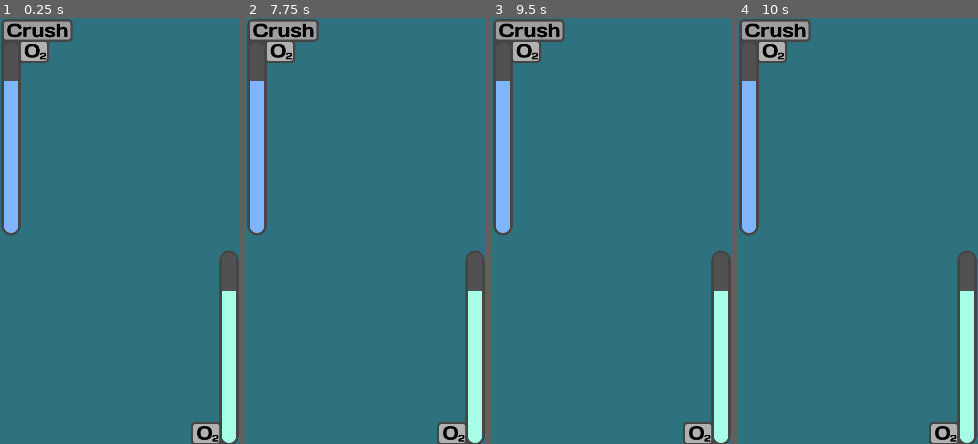
Above: before the commit, frames 1-4 (left to right).
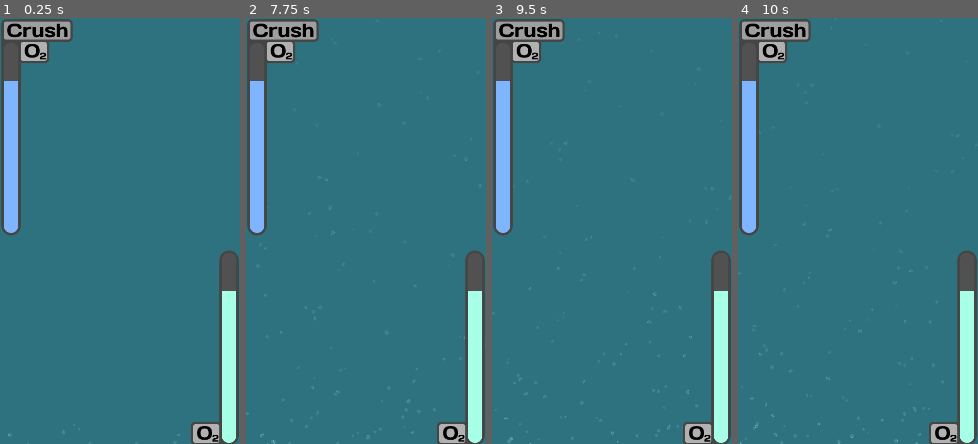
Above: after the commit, the same moments.

Repository: eikap/ggj-2026
Game: Godot game, scene res://Scenes/Game.tscn
The game is run twice, just before and just after one commit, with the same random seed, the same clock (stepped at 60 frames per second) and the same inputs. This scene is started directly instead of the project's main scene.
Inputs (mouse positions are in pixels of both pictures, inside the frame that each line leads up to):
- Up to frame 1 (0.25 s): no input
- Up to frame 2 (7.75 s): tap Enter at 0.5 s; move the mouse to (418, 209) at 0.52 s; tap Space (interact) every 0.75 s from 0.6 to 7.35 s; click (418, 209) at 0.67 s; move the mouse to (318, 252) at 1.27 s; click (318, 252) at 1.42 s; move the mouse to (390, 137) at 2.02 s; click (390, 137) at 2.17 s; move the mouse to (354, 316) at 2.77 s; click (354, 316) at 2.92 s; move the mouse to (438, 294) at 3.52 s; click (438, 294) at 3.67 s; move the mouse to (294, 167) at 4.27 s; click (294, 167) at 4.42 s; move the mouse to (378, 231) at 5.02 s; click (378, 231) at 5.17 s; move the mouse to (330, 124) at 5.77 s; click (330, 124) at 5.92 s; move the mouse to (418, 209) at 6.52 s; click (418, 209) at 6.67 s; move the mouse to (318, 252) at 7.27 s; click (318, 252) at 7.42 s
- Up to frame 3 (9.5 s): move the mouse to (636, 137) at 8.02 s; tap Space (interact) at 8.1, 8.85 s; click (636, 137) at 8.17 s; move the mouse to (600, 316) at 8.77 s; click (600, 316) at 8.92 s
- Up to frame 4 (10 s): move the mouse to (930, 294) at 9.52 s; tap Space (interact) at 9.6 s; click (930, 294) at 9.67 s

The runs differ from the first frame. In frame 1, less than 0.1% of the frame differs, in the area x 3-75%, y 96-99%; in frame 2, less than 0.1%; in frame 3, less than 0.1%; in frame 4, less than 0.1%, in the area x 0-92%, y 2-100%.
Error in both runs: Invalid access to property or key '1' on a base object of type 'Dictionary'. (res://Scripts/camera.gd:9)

Commit message:
Fix bubbles

Diff:
--- a/Scenes/Game.tscn
+++ b/Scenes/Game.tscn
@@ -75,7 +75,8 @@
 mesh = SubResource("BoxMesh_nm856")
 
 [node name="Bubbles" type="GPUParticles2D" parent="." unique_id=559252368]
-position = Vector2(548, 651)
+position = Vector2(120, 431.42)
+scale = Vector2(0.3, 0.3)
 amount = 500
 texture = ExtResource("4_bf53h")
 lifetime = 20.0
--- a/Scripts/player.gd
+++ b/Scripts/player.gd
@@ -4,6 +4,7 @@
 @export_category("Controls")
 @export var maxSpeed = 2
 @export var acceleration = 3
+@export var rotationSnappiness = 3
 @export var networkCorrectionSpeed = 1
 
 @export_category("Gameplay Features")
@@ -11,7 +12,6 @@
 @export var detectionArea : Area3D
 @export var oxygenLabel : Label3D
 @export var oxygenDepletionRate = 5
-
 
 var moveVelocity : Vector2
 var networkPosition : Vector3
@@ -62,6 +62,12 @@
 
 	var velocity3d = Vector3(moveVelocity.x, -moveVelocity.y, 0)
 	position += velocity3d * delta
+
+	#var weight = velocity3d.length()
+	#if(weight > 0):
+	#	var targetRotation = Vector3.LEFT.angle_to(velocity3d)
+	#	rotation = Vector3(0, 0, targetRotation)
+		#rotation = rotation.slerp(Vector3(0, 0, targetRotation), delta * weight * rotationSnappiness)
 
 	if(oxygenLabel):
 		oxygenLabel.text = "Oxygen: %d%%" % oxygen
